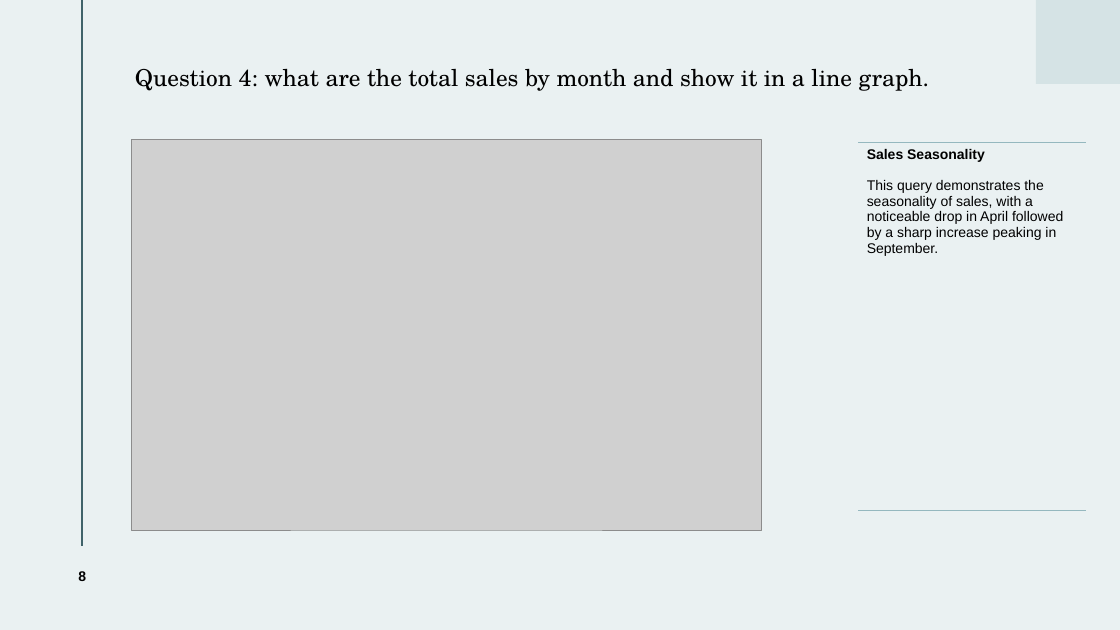
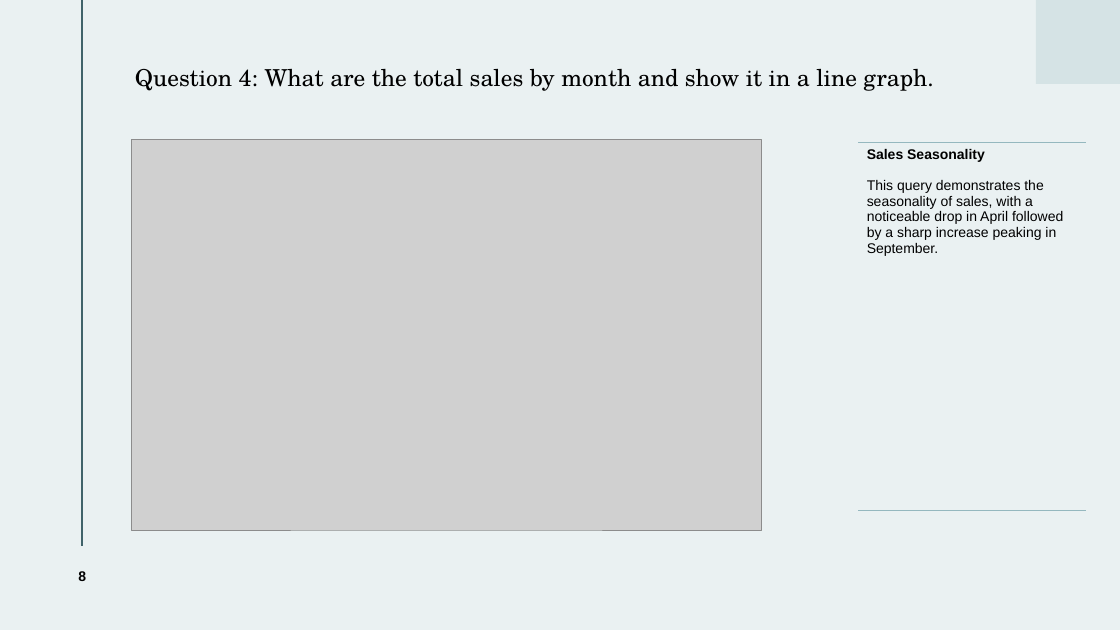
Before and after one commit to leiliu7/Data-Analytics-Data-Science-Portfolio, a slide deck: slide 8 of Smart-toys-database/Smart_Toys_Database-Slide-Presentation.pptx. Drawn at 1120x630 pixels with LibreOffice and Linux fonts; fonts in the diff are those of the drawing; grey boxes stand for pictures. Boxes give left, top, right and bottom in pixels: in the first picture for what was removed or moved away, otherwise in the second. Text is boxed around its words. In the diff, an @@ line names an element or a change of style, - is before the commit and + after.

```diff
--- a/Smart-toys-database/Smart_Toys_Database-Slide-Presentation.pptx
+++ b/Smart-toys-database/Smart_Toys_Database-Slide-Presentation.pptx
@@ title at bbox=[135, 68, 934, 91]: text changed @@
-Question 4: what are the total sales by month and show it in a line graph.
+Question 4: What are the total sales by month and show it in a line graph.
```
Also in this commit, not shown: 1 other slide changed.
